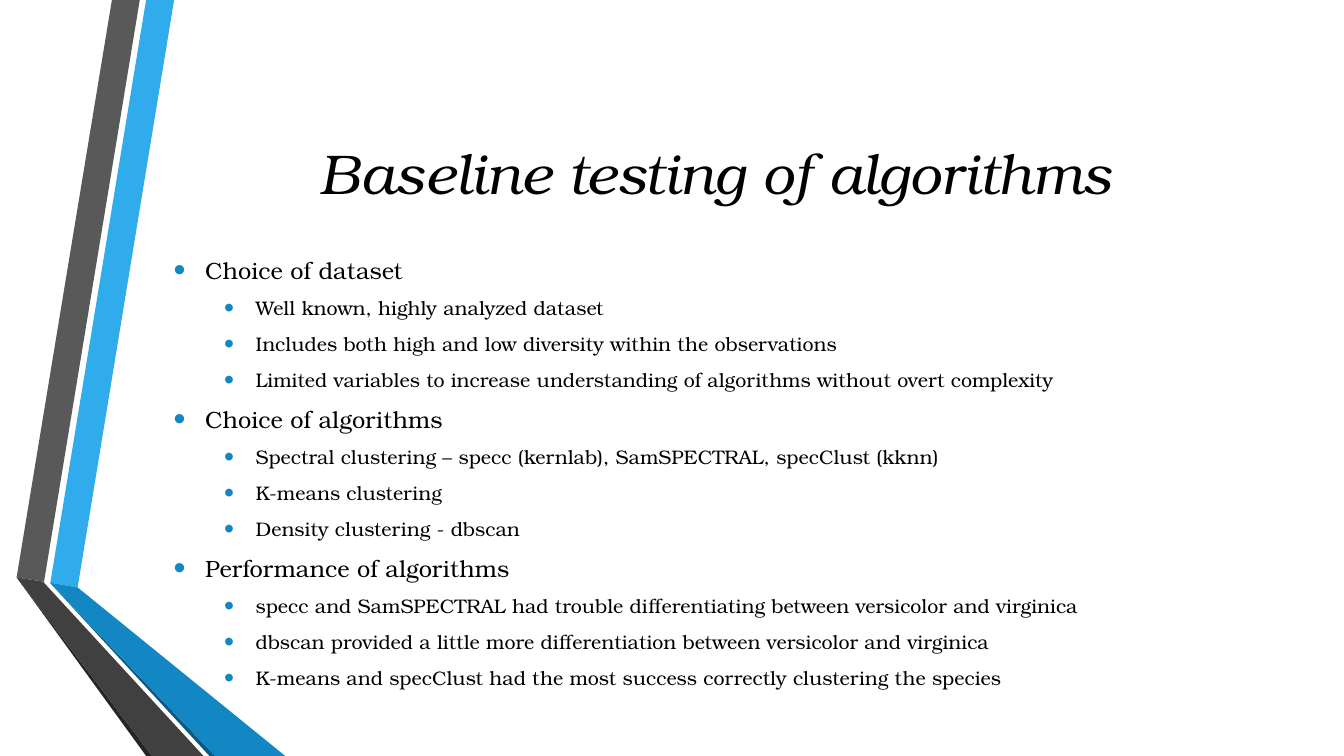
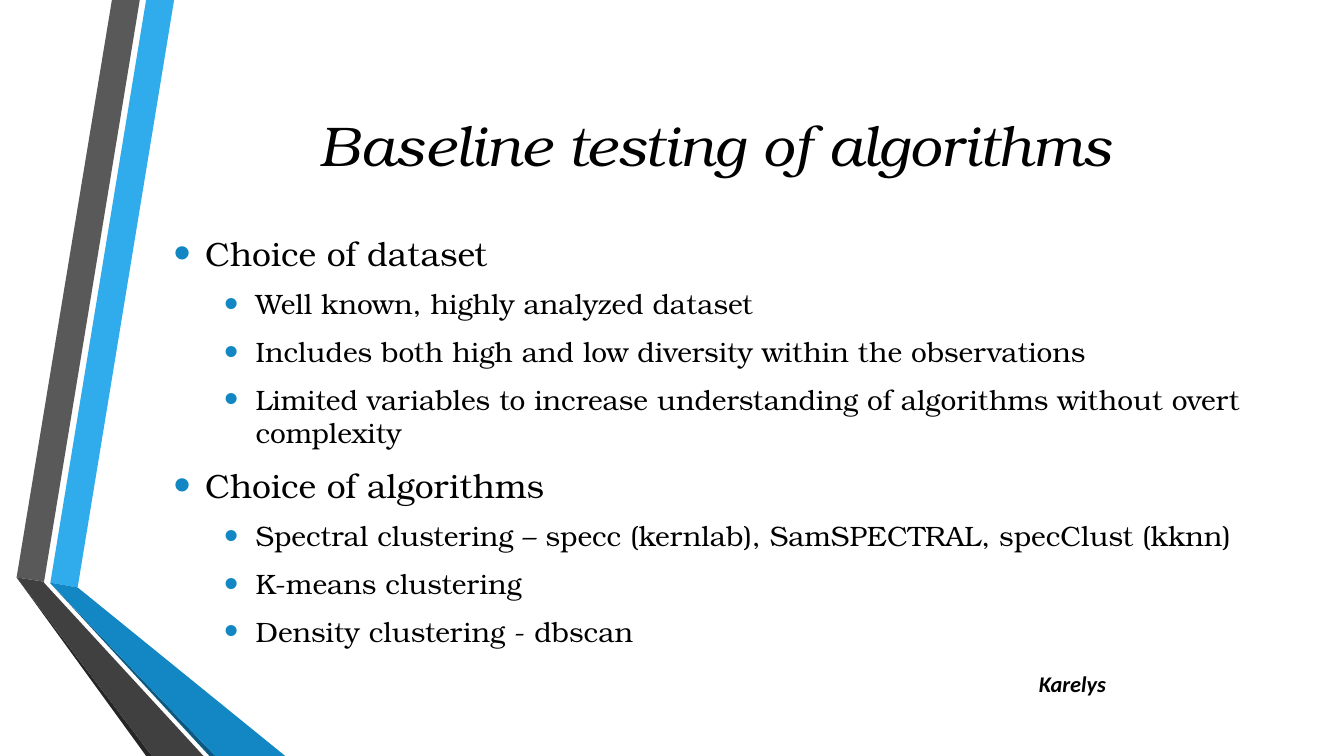
Before and after one commit to julielinx/Final-_Project, a slide deck: slide 3 of Presentation2.pptx. Drawn at 1344x756 pixels with LibreOffice and Linux fonts; fonts in the diff are those of the drawing; background and template pictures are left out. Boxes give left, top, right and bottom in pixels: in the first picture for what was removed or moved away, otherwise in the second. Text is boxed around its words. In the diff, an @@ line names an element or a change of style, - is before the commit and + after.

Commit message:
updated 2

```diff
--- a/Presentation2.pptx
+++ b/Presentation2.pptx
@@ title "Baseline testing of algorithms": place and size @@
-title "Baseline testing of algorithms" at [320,154,1111,207]
+title "Baseline testing of algorithms" at [320,126,1111,179]
@@ text "Choice of dataset": place and size @@
-text "Choice of dataset" at [205,261,1078,690]
+text "Choice of dataset" at [205,241,1240,648]
@@ text "Choice of dataset" at [205,241,1240,648]: size 16.8 to 24 pt in "Choice of dataset", "Choice of algorithms"; size 14 to 20 pt in "Well known, highly analyzed dataset", "Includes both high and low diversity within ...", "Limited variables to increase understanding of algorithms ...", "Spectral clustering – specc (kernlab), SamSPECTRAL, specClus ..." and 2 more places; more space between paragraphs @@
@@ text at [205,559,1078,690]: paragraphs removed @@
-• Performance of algorithms
-  • specc and SamSPECTRAL had trouble differentiating between versicolor and virginica
-  • dbscan provided a little more differentiation between versicolor and virginica
-  • K-means and specClust had the most success correctly clustering the species
@@ text added at [1039,676,1106,696], 16 pt, text #000000, bold, italic @@
+Karelys
```
Also in this commit, not shown: 4 other slides changed, 9 slides added.
